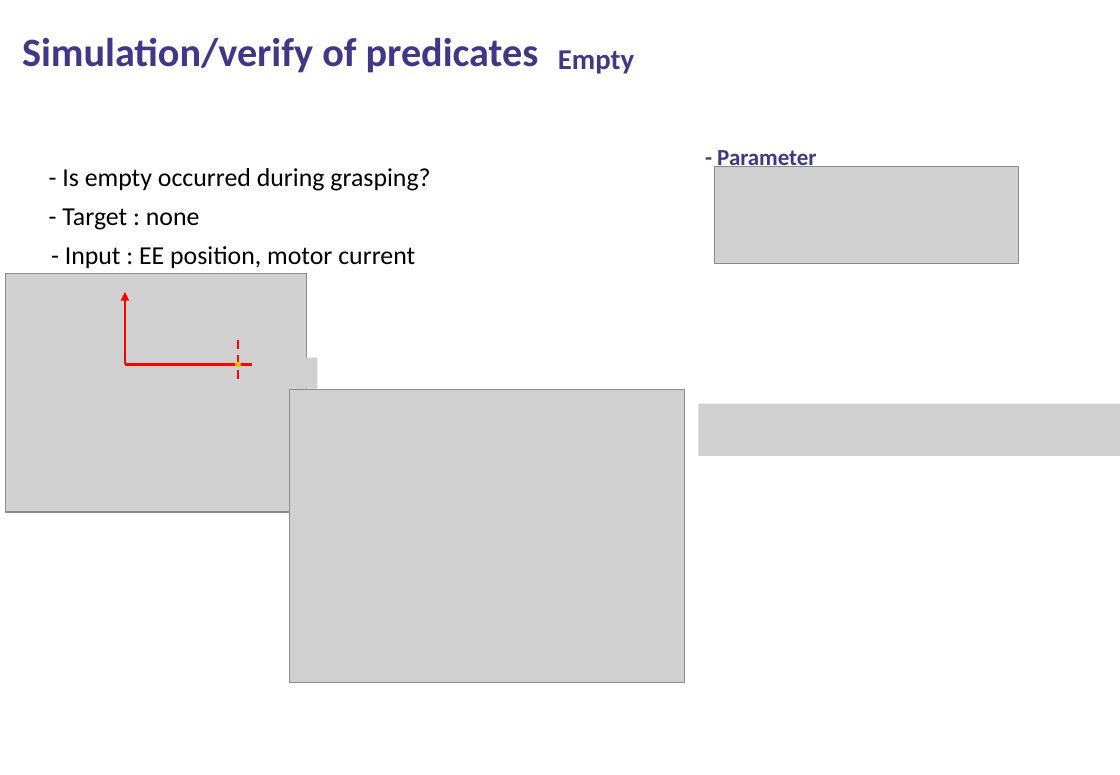
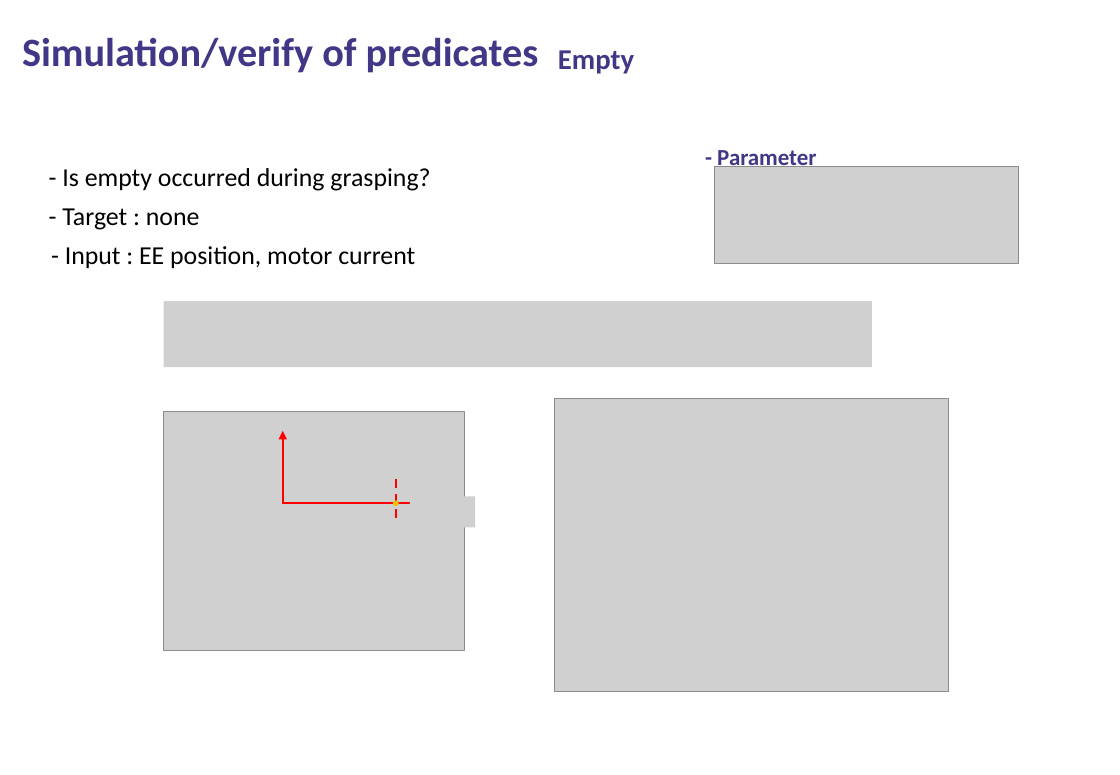
Before and after one commit to 2017317011yhj/Space_Robotics, a slide deck: slide 7 of gripping_algorithm/단일팔_검ㅈ,ㅇ.pptx (slide 5 before the commit). Drawn at 1120x775 pixels with LibreOffice and Linux fonts; fonts in the diff are those of the drawing; grey boxes stand for pictures; background and template pictures are left out. Boxes give left, top, right and bottom in pixels: in the first picture for what was removed or moved away, otherwise in the second. Text is boxed around its words. In the diff, an @@ line names an element or a change of style, - is before the commit and + after.

```diff
--- a/gripping_algorithm/단일팔_검ㅈ,ㅇ.pptx
+++ b/gripping_algorithm/단일팔_검ㅈ,ㅇ.pptx
@@ picture added at (163,301,872,367) @@
@@ picture: place and size @@
-picture at (6,273,307,512)
+picture at (163,413,464,652)
@@ picture: place and size @@
-picture at (290,390,684,683)
+picture at (554,399,948,692)
@@ picture removed at (698,404,1120,456) @@
@@ arrow moved from (125, 365) - (272, 365) to (282, 504) - (430, 504) @@
@@ 1 picture, 1 line, 1 arrow, 1 ellipse: place and size @@
-1 picture, 1 line, 1 arrow, 1 ellipse at (125,293,317,389)
+1 picture, 1 line, 1 arrow, 1 ellipse at (283,431,476,527)
```
Also in this commit, not shown: 2 other slides changed, 2 slides added, 1 other file.
